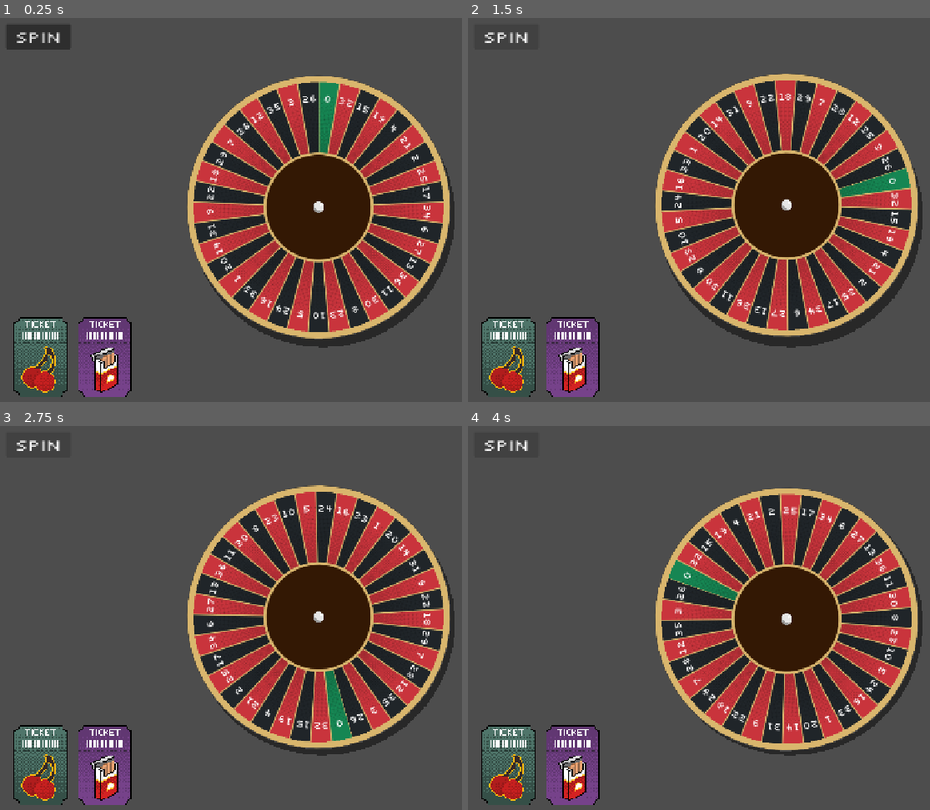
Above: before the commit, frames 1-4 (two rows, left to right).
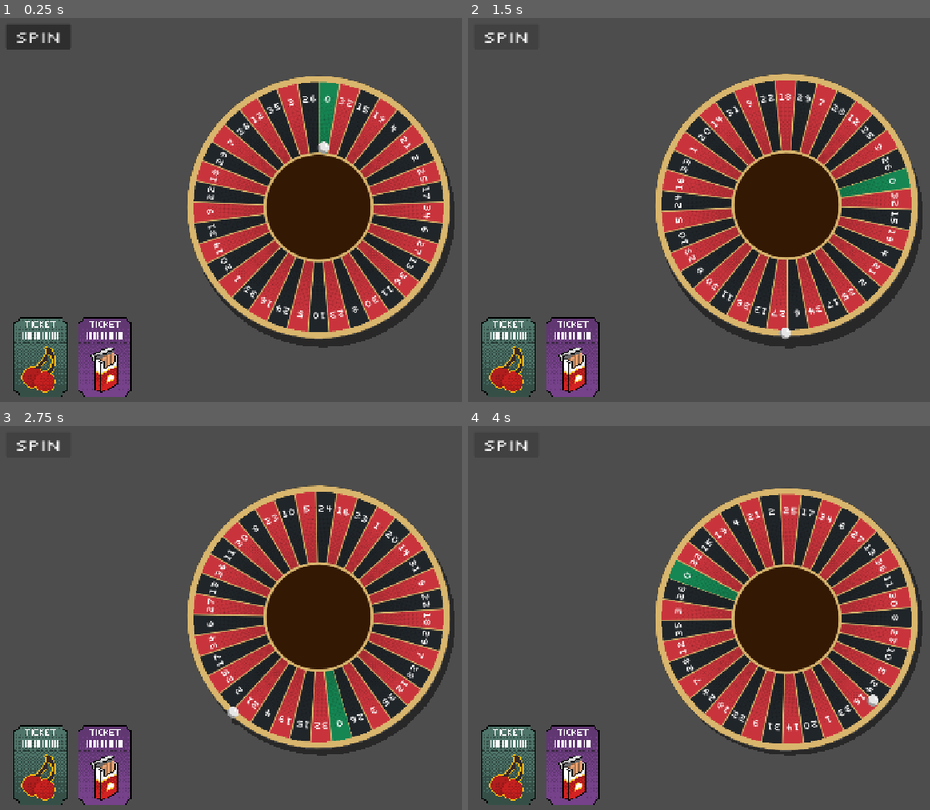
Above: after the commit, the same moments.

Repository: ross-ca/roulette-wheel
Game: Godot game, scene res://scenes/main/main.tscn
The game is run twice, just before and just after one commit, with the same random seed, the same clock (stepped at 60 frames per second) and the same inputs.
Inputs:
- Up to frame 1 (0.25 s): no input
- Up to frame 2 (1.5 s): click "Spin" at 0.5 s; click "Spin" at 1.25 s
- Up to frame 3 (2.75 s): click "Spin" at 2 s
- Up to frame 4 (4 s): no input

The runs differ from the first frame. In frame 1, 0.1% of the frame differs, in the area x 67-72%, y 32-51%; in frame 2, 0.1%; in frame 3, 0.1%; in frame 4, 0.1%.

Commit message:
feat: add ball animation

Diff:
--- a/scenes/main/main.gd
+++ b/scenes/main/main.gd
@@ -3,6 +3,10 @@
 
 func _ready() -> void:
 	$WheelViewportOutput.position = get_viewport_rect().size / 2
+	$SubViewport/RouletteWheel.spin_finished.connect(_on_wheel_spin_finished)
+
+func _on_wheel_spin_finished(index: int, segment: Dictionary) -> void:
+	print("Landed on %s (%s) at index %d" % [segment["number"], segment["colour"], index])
 
 func _on_spin_requested() -> void:
 	$SubViewport/RouletteWheel.spin_wheel()
--- a/scenes/wheel/wheel_behaviour.gd
+++ b/scenes/wheel/wheel_behaviour.gd
@@ -1,24 +1,100 @@
 extends Node2D
 
+## Emitted once the ball has settled. `index` is the position in the wheel's segments array.
+signal spin_finished(index: int, segment: Dictionary)
+
+@export var spin_duration: float = 6.0
+## Distance from the centre while the ball circles the rim.
+@export var ball_track_radius: float = 246.0
+## Distance from the centre where the ball rests, at the bottom (hub end) of the pocket.
+@export var ball_rest_radius: float = 115.0
+## When the ball leaves the rim and falls into the pockets, in seconds from the start.
+@export var ball_drop_time: float = 3.2
+@export var ball_drop_duration: float = 1.6
+
 var is_spinning: bool = false
+
+# The ball lives in the wheel's rotating frame, so once it settles it rides with the wheel for free.
+var _ball_angle: float = 0.0 # radians, relative to the wheel
+var _ball_radius: float = 0.0
+
+@onready var _wheel: Node2D = $WheelVisual
+@onready var _ball: Sprite2D = $Ball
 
 
 func _ready() -> void:
 	position = get_viewport_rect().size / 2
+	_ball_radius = ball_rest_radius
+	_ball_angle = _pocket_angle(0)
+	_update_ball()
+
+
+func _process(_delta: float) -> void:
+	_update_ball()
 
 
 func spin_wheel() -> void:
-	if is_spinning:
+	if is_spinning or _wheel.segments.is_empty():
 		return
 
 	is_spinning = true
 
-	var start_rotation: float = $WheelVisual.rotation
-	var extra_rotations: float = randi_range(3, 6) * TAU
-	var random_offset: float = randf_range(0.0, TAU)
+	# The winner is chosen up front (so it can honour per-segment weights from
+	# wheel mutations) and the ball is animated to land on it.
+	var winner: int = pick_winning_index()
 
-	var target_rotation = start_rotation + extra_rotations + random_offset
+	var wheel_turns: int = randi_range(3, 6)
+	var target_rotation: float = _wheel.rotation + wheel_turns * TAU + randf_range(0.0, TAU)
 
-	var tween: Tween = create_tween()
-	tween.tween_property($WheelVisual, "rotation", target_rotation, 6.0).set_trans(Tween.TRANS_QUINT).set_ease(Tween.EASE_OUT)
-	tween.finished.connect(func(): is_spinning = false)
+	# The ball runs against the wheel. Adding a few extra turns over the wheel's
+	# keeps it moving the opposite way in world space for the whole spin.
+	var ball_turns: int = wheel_turns + randi_range(3, 5)
+	var pocket_angle: float = _pocket_angle(winner)
+	var turns_to_pocket: float = fposmod(_ball_angle - pocket_angle, TAU) + ball_turns * TAU
+	var target_ball_angle: float = _ball_angle - turns_to_pocket
+
+	var tween: Tween = create_tween().set_parallel()
+	tween.tween_property(_wheel, "rotation", target_rotation, spin_duration) \
+		.set_trans(Tween.TRANS_QUINT).set_ease(Tween.EASE_OUT)
+	tween.tween_property(self, "_ball_angle", target_ball_angle, spin_duration) \
+		.set_trans(Tween.TRANS_QUINT).set_ease(Tween.EASE_OUT)
+
+	# Launch onto the rim, wait for the ball to slow, then drop and bounce off the hub.
+	var radius_tween: Tween = create_tween()
+	radius_tween.tween_property(self, "_ball_radius", ball_track_radius, 0.4)
+	radius_tween.tween_interval(maxf(ball_drop_time - 0.4, 0.0))
+	radius_tween.tween_property(self, "_ball_radius", ball_rest_radius, ball_drop_duration) \
+		.set_trans(Tween.TRANS_BOUNCE).set_ease(Tween.EASE_OUT)
+
+	await tween.finished
+	if radius_tween.is_running():
+		await radius_tween.finished
+	is_spinning = false
+	spin_finished.emit(winner, _wheel.segments[winner])
+
+
+## Random segment index, weighted by each segment's optional "weight" (default 1.0).
+func pick_winning_index() -> int:
+	var segments: Array[Dictionary] = _wheel.segments
+	var total: float = 0.0
+	for segment in segments:
+		total += maxf(float(segment.get("weight", 1.0)), 0.0)
+	if total <= 0.0:
+		return randi_range(0, segments.size() - 1)
+
+	var roll: float = randf() * total
+	for i in segments.size():
+		roll -= maxf(float(segments[i].get("weight", 1.0)), 0.0)
+		if roll < 0.0:
+			return i
+	return segments.size() - 1
+
+
+# Centre of a segment, in the wheel's local frame (segments are drawn clockwise from the top).
+func _pocket_angle(index: int) -> float:
+	var segment_angle: float = TAU / _wheel.segments.size()
+	return -PI / 2.0 + (index + 0.5) * segment_angle
+
+
+func _update_ball() -> void:
+	_ball.position = Vector2.from_angle(_wheel.rotation + _ball_angle) * _ball_radius
